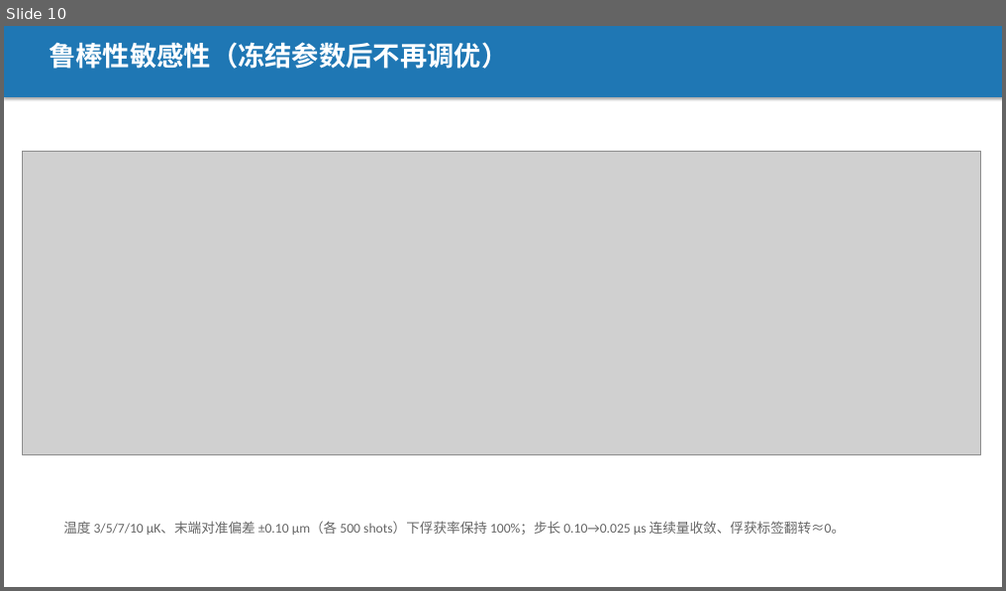
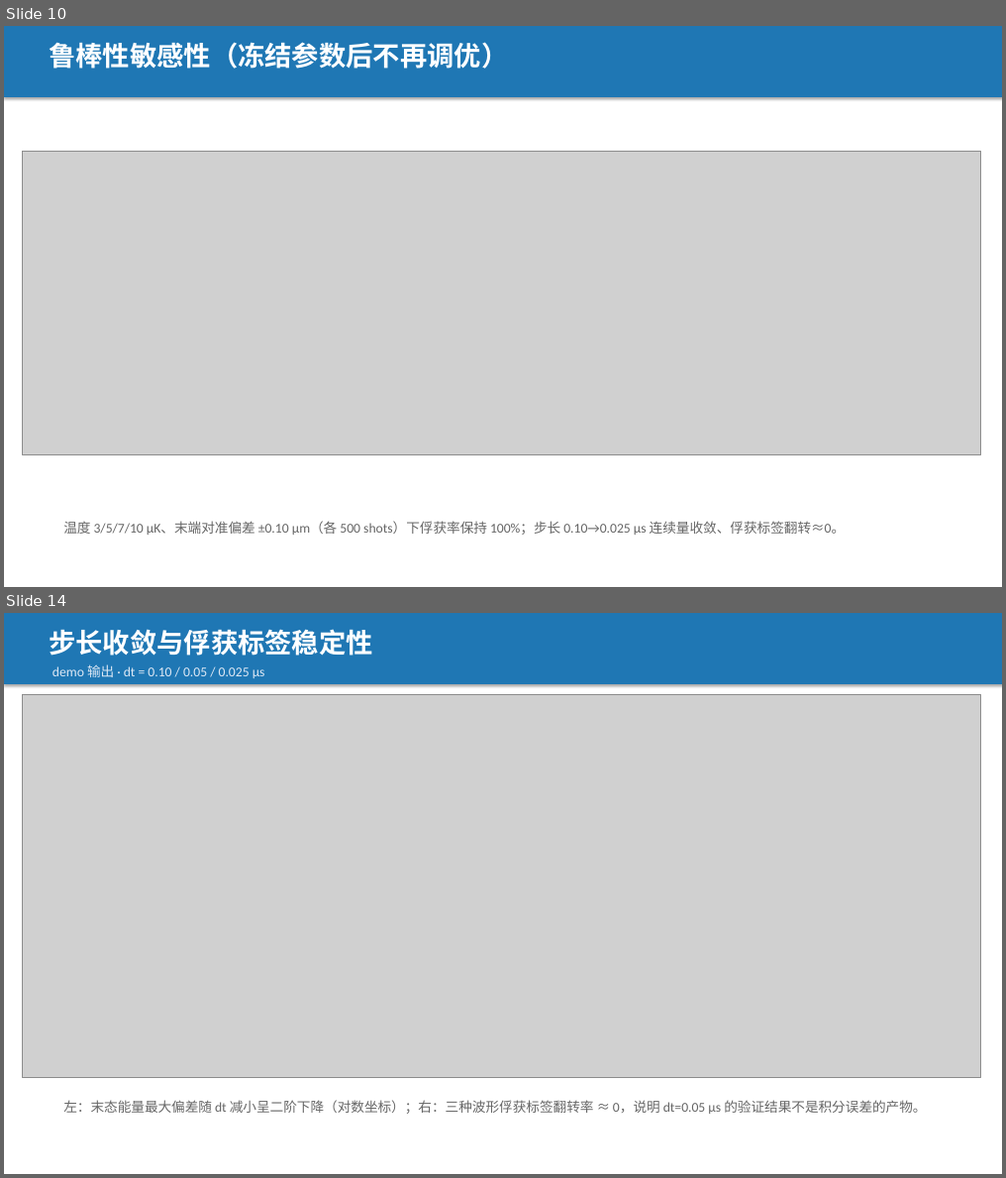
Before and after one commit to Yifan2709/MonteCarlo-Atom-Tweezer, a slide deck: Level2_同步波形优化_总结报告.pptx. Shown one above the other, each under a label of ours: slide 10 before the commit, slides 10 and 14 after it; the slides between them are not shown. The pictures are 1006x591 and 1006x1178 pixels, drawn with LibreOffice and Linux fonts; fonts in the diff are those of the drawing; grey boxes stand for pictures. Boxes give left, top, right and bottom in pixels: in the first picture for what was removed or moved away, otherwise in the second. Text is boxed around its words. In the diff, an @@ line names an element or a change of style, - is before the commit and + after.

```diff
--- a/Level2_同步波形优化_总结报告.pptx
+++ b/Level2_同步波形优化_总结报告.pptx
@@ slide 14 added at [4,613,1002,1174], background #FFFFFF @@
@@ rectangle added at [4,613,1002,684], fill #1F77B4 @@
@@ text added at [49,629,373,656], 26 pt, text #FFFFFF, bold @@
+步长收敛与俘获标签稳定性
@@ text added at [53,664,265,678], 13 pt, text #DDE8F5 @@
+demo 输出 · dt = 0.10 / 0.05 / 0.025 μs
@@ picture added at [23,694,981,1078] @@
@@ text added at [63,1100,926,1114], 13 pt, text #666666 @@
+左：末态能量最大偏差随 dt 减小呈二阶下降（对数坐标）；右：三种波形俘获标签翻转率 ≈ 0，说明 dt=0.05 μs 的验证结果不是积分误差的产物。
```
Also in this commit, not shown: 3 slides changed, 1 other slide added, 1 other file.
